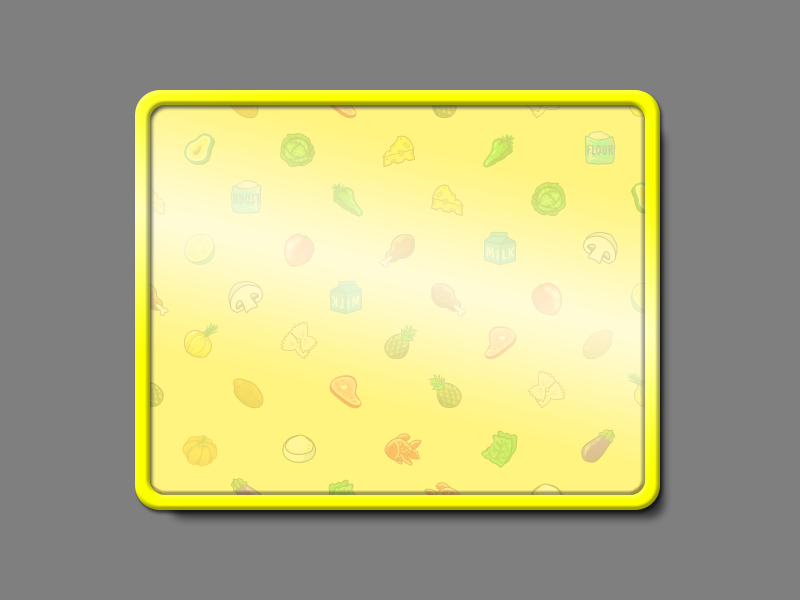
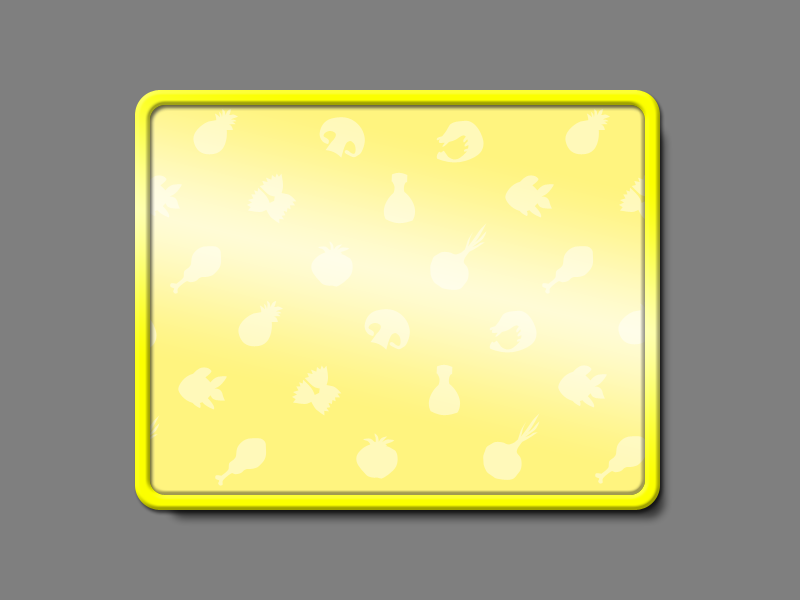
Comparing the layer stacks of the two 800×600 images. Changes:
added layer "силуэты" (46%) above "Слой 22 (копия)" over [150, 108, 645, 486]
hid "Слой 22 (копия)" over [150, 105, 645, 495]
hid "Слой 22" over [182, 131, 618, 468]
